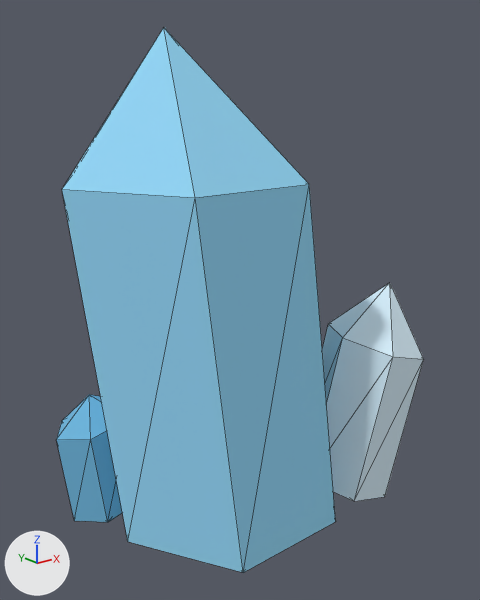
One commit to the glTF model resources/items/models/crystalline_item_flat.glb: the scene before it, then after it.
Both versions are drawn from a 50 mm lens placed at (-0.152, -0.199, 0.167), pointed at (0.01, 0.003, 0.087). The axes (+X, +Y, +Z) are drawn at lower left. The lights are the same throughout. The first picture is the older version. Mesh edges are drawn as thin lines. Where no turn or scale is listed for an object, it has been applied to the vertices. Vertices at exactly the same position are counted once.

Names of what the first picture shows: 'CrystalMain', 'CrystalSmall', 'CrystalTiny'.
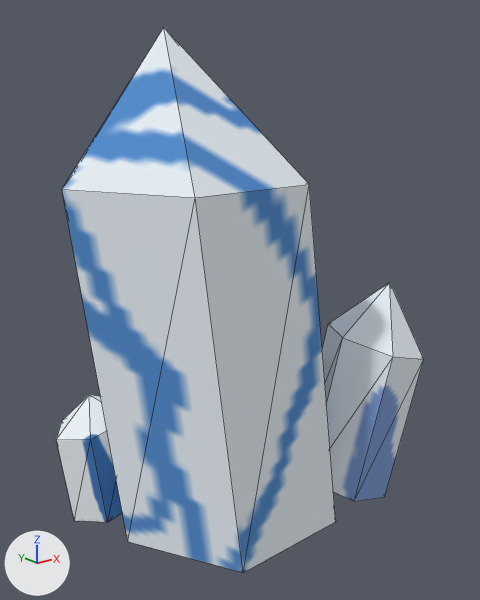
Pixel boxes [x1, y1, x2, y2] of what changed, in the pictures (480 x 600 px):
```json
{"object": "CrystalMain", "change": "recoloured, surface changed", "before": [62, 28, 336, 573], "after": [62, 28, 336, 573]}
{"object": "CrystalSmall", "change": "recoloured, surface changed", "before": [322, 284, 422, 501], "after": [322, 284, 422, 501]}
{"object": "CrystalTiny", "change": "recoloured", "before": [57, 395, 122, 522], "after": [57, 395, 122, 522]}
```

The change, as JSON lines over the scene's bpy script:
```json
{"op": "add", "block": "img_bake_crystitemdark", "code": ["img_bake_crystitemdark = load_image('bake_CrystItemDark', '_unpacked/bake_CrystItemDark', 128, 128, 'sRGB')"]}
{"op": "add", "block": "img_bake_crystitemhi", "code": ["img_bake_crystitemhi = load_image('bake_CrystItemHi', '_unpacked/bake_CrystItemHi', 128, 128, 'sRGB')"]}
{"op": "add", "block": "img_bake_crystitemmain", "code": ["img_bake_crystitemmain = load_image('bake_CrystItemMain', '_unpacked/bake_CrystItemMain', 128, 128, 'sRGB')"]}
{"op": "add", "block": "mat_crystitemdark", "code": ["mat_crystitemdark = principled_material('CrystItemDark')", "mat_crystitemdark.texture = img_bake_crystitemdark", "mat_crystitemdark.roughness = 1.0"]}
{"op": "add", "block": "mat_crystitemhi", "code": ["mat_crystitemhi = principled_material('CrystItemHi')", "mat_crystitemhi.texture = img_bake_crystitemhi", "mat_crystitemhi.roughness = 1.0"]}
{"op": "add", "block": "mat_crystitemmain", "code": ["mat_crystitemmain = principled_material('CrystItemMain')", "mat_crystitemmain.texture = img_bake_crystitemmain", "mat_crystitemmain.roughness = 1.0"]}
{"block": "me_crystal", "where": "me_crystal.from_pydata(...)  # 13 vertices, 22 faces; spans x -0.06..0.048, y -0.042..0.052, z 0.0..0.189"}
{"block": "me_crystal", "where": "# used by ob_crystalmain; location = (0.0, 0.0, 0.0)"}
{"op": "remove", "block": "me_crystal", "code": "me_crystal.materials.append(mat_crystalmat)  # blue #95daf9"}
{"block": "me_crystal", "change": "me_crystal part 1: texture (UV) coordinates changed"}
{"op": "add", "block": "me_crystal", "code": "me_crystal.materials.append(mat_crystitemmain)  # picture img_bake_crystitemmain"}
{"block": "me_crystal_001", "where": "me_crystal_001.from_pydata(...)  # 13 vertices, 22 faces; spans x -0.0205..0.0319, y -0.0244..0.0185, z -0.0064..0.091"}
{"block": "me_crystal_001", "where": "# used by ob_crystalsmall; location = (0.05, -0.02, 0.0)"}
{"op": "remove", "block": "me_crystal_001", "code": "me_crystal_001.materials.append(mat_crystalmat_001)  # pale blue #ddf3ff"}
{"block": "me_crystal_001", "change": "me_crystal_001 part 2: texture (UV) coordinates changed"}
{"op": "add", "block": "me_crystal_001", "code": "me_crystal_001.materials.append(mat_crystitemhi)  # picture img_bake_crystitemhi"}
{"block": "me_crystal_002", "where": "me_crystal_002.from_pydata(...)  # 13 vertices, 22 faces; spans x -0.0205..0.0168, y -0.0147..0.0169, z -0.0039..0.0496"}
{"op": "remove", "block": "me_crystal_002", "code": "me_crystal_002.materials.append(mat_crystalmat_002)  # blue #6eb7dd"}
{"op": "add", "block": "me_crystal_002", "code": "me_crystal_002.materials.append(mat_crystitemdark)  # picture img_bake_crystitemdark"}
```
